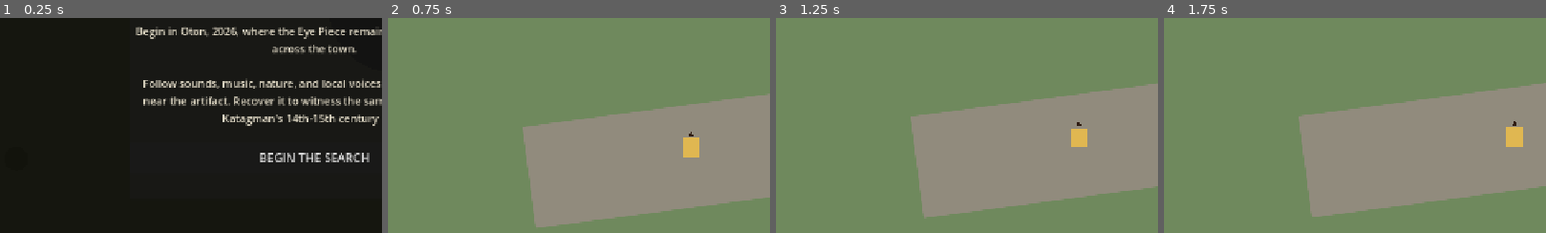
Above: before the commit, frames 1-4 (left to right).
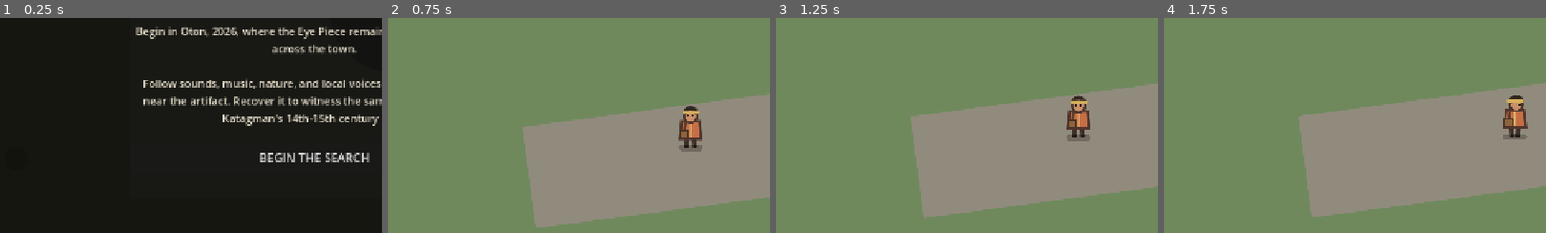
Above: after the commit, the same moments.

Repository: auauron/GameOn-Yoripatuso
Game: Godot game, scene res://scenes/gameplay/game_root.tscn
Two runs of this game, one before a commit and one after it. Both use one fixed random seed, a clock stepped at 60 frames per second and the inputs below.
Inputs:
- Up to frame 1 (0.25 s): no input
- Up to frame 2 (0.75 s): click "BEGIN THE SEARCH" at 0.5 s
- Up to frame 3 (1.25 s): no input
- Up to frame 4 (1.75 s): hold D (move_right) from 1.28 s (still down); hold F (era_transition) from 1.28 s (still down)
The pictures show only the part of the screen within x 9-59%, y 36-86%; the shares and areas given below are measured in that part.

Frame 1 is identical in both runs. In frame 2, 1.2% of the frame differs, in the area x 76-83%, y 40-65%; in frame 3, 1.2%; in frame 4, 1.2%, in the area x 88-96%, y 36-60%.

Commit message:
style: add original painted explorer blockout

Diff:
--- a/scenes/player/player.tscn
+++ b/scenes/player/player.tscn
@@ -1,10 +1,11 @@
-[gd_scene load_steps=4 format=3]
+[gd_scene load_steps=5 format=3]
 
 [ext_resource type="Script" path="res://scripts/player/player.gd" id="1_player"]
+[ext_resource type="Script" path="res://scripts/player/painted_player_visual.gd" id="2_visual"]
 
 [sub_resource type="CapsuleShape2D" id="Capsule_player"]
 radius = 14.0
-height = 38.0
+height = 26.0
 
 [sub_resource type="CircleShape2D" id="Circle_interaction"]
 radius = 52.0
@@ -14,18 +15,20 @@
 collision_mask = 1
 script = ExtResource("1_player")
 
-[node name="PlaceholderVisual" type="Polygon2D" parent="."]
-polygon = PackedVector2Array(-14, -16, 14, -16, 14, 16, -14, 16)
-color = Color(0.88, 0.72, 0.32, 1)
+[node name="ContactShadow" type="Polygon2D" parent="."]
+polygon = PackedVector2Array(-17, -5, 17, -5, 21, 0, 17, 5, -17, 5, -21, 0)
+color = Color(0.12, 0.09, 0.07, 0.28)
 
-[node name="DirectionMarker" type="Polygon2D" parent="."]
-polygon = PackedVector2Array(-5, -19, 5, -19, 0, -27)
-color = Color(0.19, 0.12, 0.08, 1)
+[node name="PaintedVisual" type="Node2D" parent="."]
+position = Vector2(0, -2)
+script = ExtResource("2_visual")
 
 [node name="CollisionShape2D" type="CollisionShape2D" parent="."]
+position = Vector2(0, -13)
 shape = SubResource("Capsule_player")
 
 [node name="InteractionDetector" type="Area2D" parent="."]
+position = Vector2(0, -18)
 collision_layer = 0
 collision_mask = 2
 monitoring = true
--- /dev/null
+++ b/scripts/player/painted_player_visual.gd
@@ -0,0 +1,50 @@
+class_name PaintedPlayerVisual
+extends Node2D
+
+var facing := Vector2.DOWN
+var movement_strength := 0.0
+var walk_time := 0.0
+
+func set_motion(direction: Vector2, moving: bool, delta: float) -> void:
+	if direction.length_squared() > 0.01:
+		facing = direction.normalized()
+	movement_strength = 1.0 if moving else 0.0
+	if moving:
+		walk_time += delta * 9.0
+	queue_redraw()
+
+func _draw() -> void:
+	var bob := sin(walk_time) * 1.5 * movement_strength
+	var stride := sin(walk_time) * 3.0 * movement_strength
+	var looking_side := signf(facing.x)
+
+	draw_line(Vector2(-6, -14 + bob), Vector2(-7 - stride, -1), Color("#3d3028"), 6.0, true)
+	draw_line(Vector2(6, -14 + bob), Vector2(7 + stride, -1), Color("#3d3028"), 6.0, true)
+	draw_line(Vector2(-10 - stride, 0), Vector2(-4 - stride, 0), Color("#201b18"), 4.0, true)
+	draw_line(Vector2(4 + stride, 0), Vector2(10 + stride, 0), Color("#201b18"), 4.0, true)
+
+	var coat := PackedVector2Array([
+		Vector2(-15, -42 + bob),
+		Vector2(15, -42 + bob),
+		Vector2(18, -13 + bob),
+		Vector2(-18, -13 + bob),
+	])
+	draw_colored_polygon(coat, Color("#c56f45"))
+	draw_polyline(PackedVector2Array([coat[0], coat[1], coat[2], coat[3], coat[0]]), Color("#50352d"), 3.0, true)
+	draw_line(Vector2(0, -40 + bob), Vector2(0, -16 + bob), Color("#e0ad6a"), 2.0, true)
+
+	var bag_x := -18.0 if looking_side >= 0.0 else 10.0
+	draw_line(Vector2(-8, -42 + bob), Vector2(bag_x + 7, -21 + bob), Color("#5a3b29"), 3.0, true)
+	draw_rect(Rect2(Vector2(bag_x, -27 + bob), Vector2(14, 12)), Color("#8f633c"))
+	draw_rect(Rect2(Vector2(bag_x, -27 + bob), Vector2(14, 12)), Color("#4b3326"), false, 2.0)
+
+	var head_center := Vector2(looking_side * 2.0, -51 + bob)
+	draw_circle(head_center, 11.0, Color("#c99069"))
+	draw_arc(head_center, 11.0, 0.0, TAU, 20, Color("#4b332c"), 2.5, true)
+	draw_arc(head_center + Vector2(0, -3), 10.0, PI, TAU, 12, Color("#302721"), 6.0, true)
+	draw_line(Vector2(-13, -57 + bob), Vector2(14, -57 + bob), Color("#d7b15d"), 4.0, true)
+	if absf(facing.x) > 0.2:
+		draw_circle(head_center + Vector2(looking_side * 6.0, 0), 1.6, Color("#27201c"))
+	else:
+		draw_circle(head_center + Vector2(-4, 0), 1.5, Color("#27201c"))
+		draw_circle(head_center + Vector2(4, 0), 1.5, Color("#27201c"))
--- a/scripts/player/player.gd
+++ b/scripts/player/player.gd
@@ -18,13 +18,15 @@
 	$InteractionDetector.area_entered.connect(_on_interaction_area_entered)
 	$InteractionDetector.area_exited.connect(_on_interaction_area_exited)
 
-func _physics_process(_delta: float) -> void:
+func _physics_process(delta: float) -> void:
 	if not input_enabled:
 		velocity = Vector2.ZERO
+		$PaintedVisual.set_motion(Vector2.ZERO, false, delta)
 		return
 
 	var direction := Input.get_vector("move_left", "move_right", "move_up", "move_down")
 	velocity = direction * move_speed
+	$PaintedVisual.set_motion(direction, not direction.is_zero_approx(), delta)
 	move_and_slide()
 
 func _process(_delta: float) -> void:
--- a/tests/test_camera_profiles.gd
+++ b/tests/test_camera_profiles.gd
@@ -5,6 +5,11 @@
 	var player := player_scene.instantiate() as PlayerController
 	tree.root.add_child(player)
 	await tree.process_frame
+
+	assert(player.get_node_or_null("ContactShadow") != null)
+	assert(player.get_node_or_null("PaintedVisual") != null)
+	assert(player.get_node("PaintedVisual").position.y < 0.0)
+	assert(player.get_node("CollisionShape2D").position.y <= -10.0)
 
 	player.apply_outdoor_camera_profile()
 	assert(player.get_node("Camera2D").zoom == Vector2.ONE)
